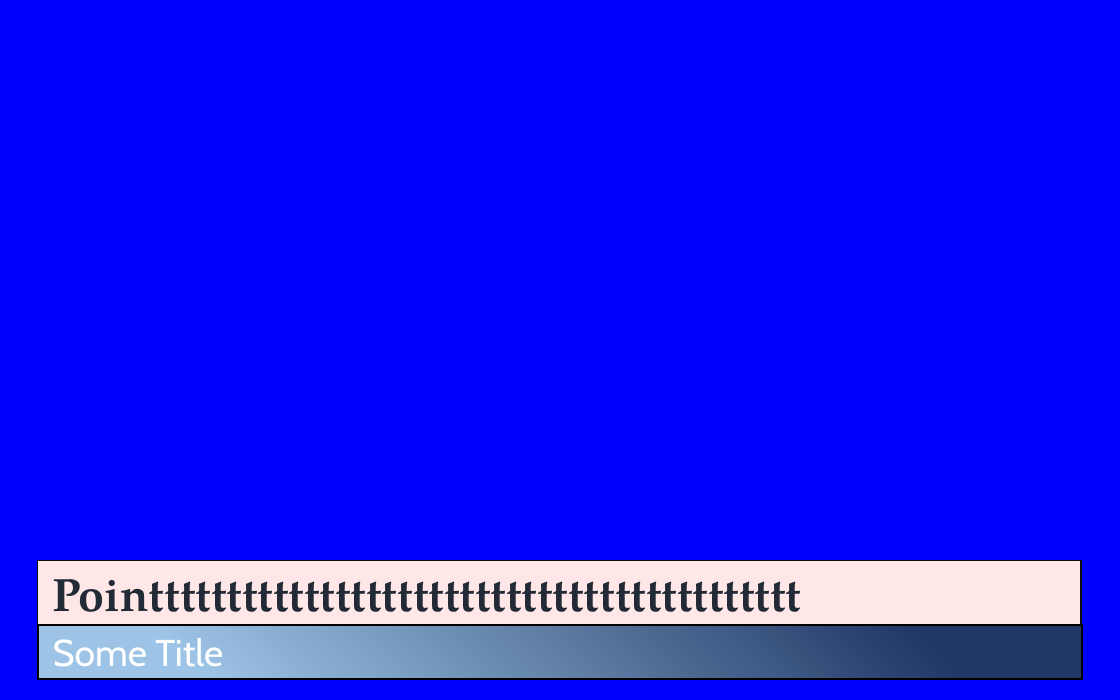
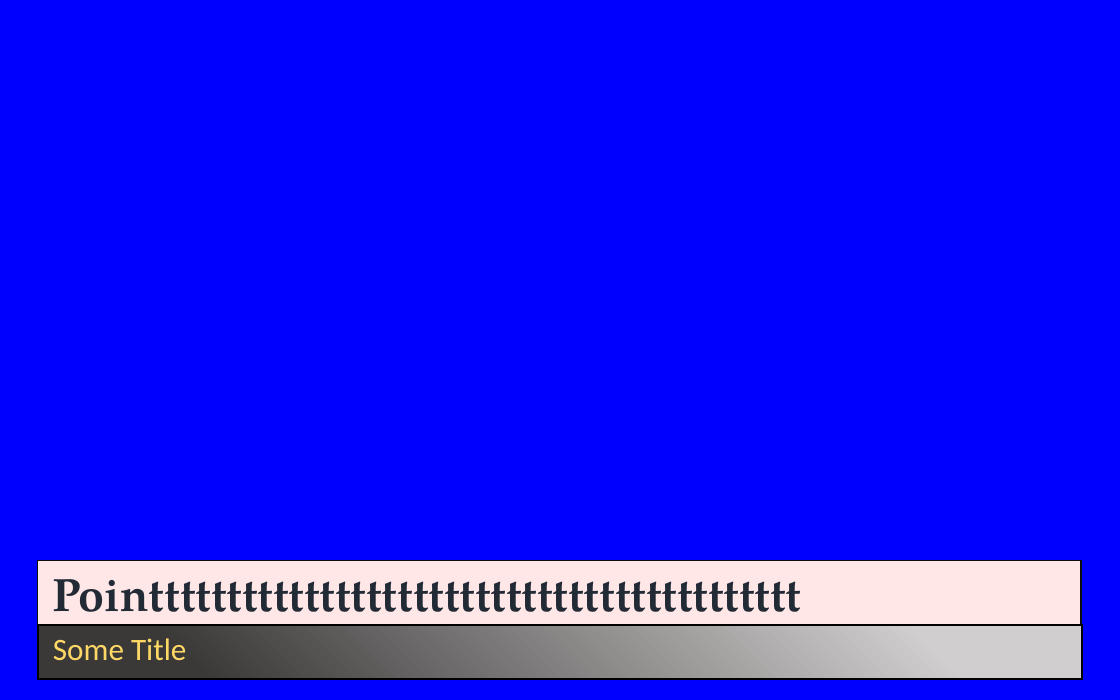
Before and after one commit to darylperalta/outline_docx2pptx, a slide deck: slide 5 of template2.pptx. Drawn at 1120x700 pixels with LibreOffice and Linux fonts; fonts in the diff are those of the drawing. Boxes give left, top, right and bottom in pixels: in the first picture for what was removed or moved away, otherwise in the second. Text is boxed around its words. In the diff, an @@ line names an element or a change of style, - is before the commit and + after.

```diff
--- a/template2.pptx
+++ b/template2.pptx
@@ rectangle "Some Title" at (x1=38, y1=625, x2=1082, y2=679): size 24 to 20 pt, font Cabin to Calibri, text colour #FFFFFF to #FFD966; fill gradient #203864 to #9DC3E6 to gradient #3B3838 to #D0CECE @@
```
Also in this commit, not shown: 4 other slides changed, 2 other files.
